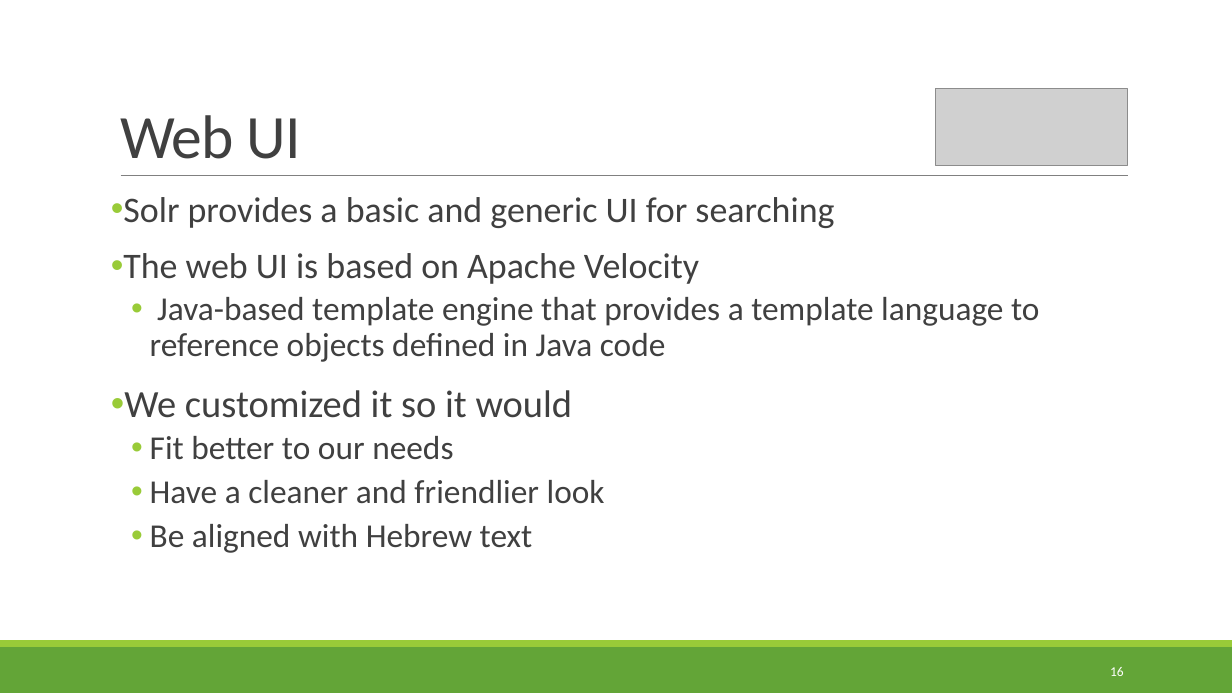
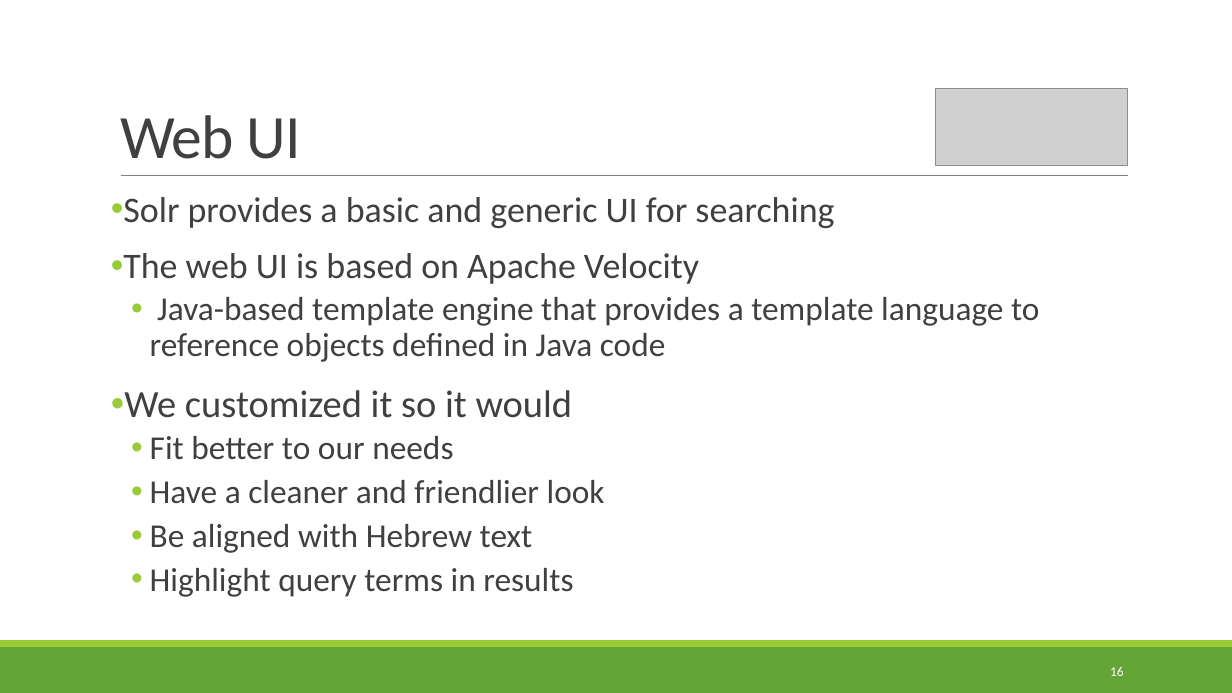
Before and after one commit to TechnionTDK/jbs-ir, a slide deck: slide 16 of Jewish Bookshelf IR System.pptx. Drawn at 1232x693 pixels with LibreOffice and Linux fonts; fonts in the diff are those of the drawing; grey boxes stand for pictures. Boxes give left, top, right and bottom in pixels: in the first picture for what was removed or moved away, otherwise in the second. Text is boxed around its words. In the diff, an @@ line names an element or a change of style, - is before the commit and + after.

```diff
--- a/Jewish Bookshelf IR System.pptx
+++ b/Jewish Bookshelf IR System.pptx
@@ text at [150,568,573,597]: paragraph added @@
+  • Highlight query terms in results
```
Also in this commit, not shown: 9 other slides changed.
